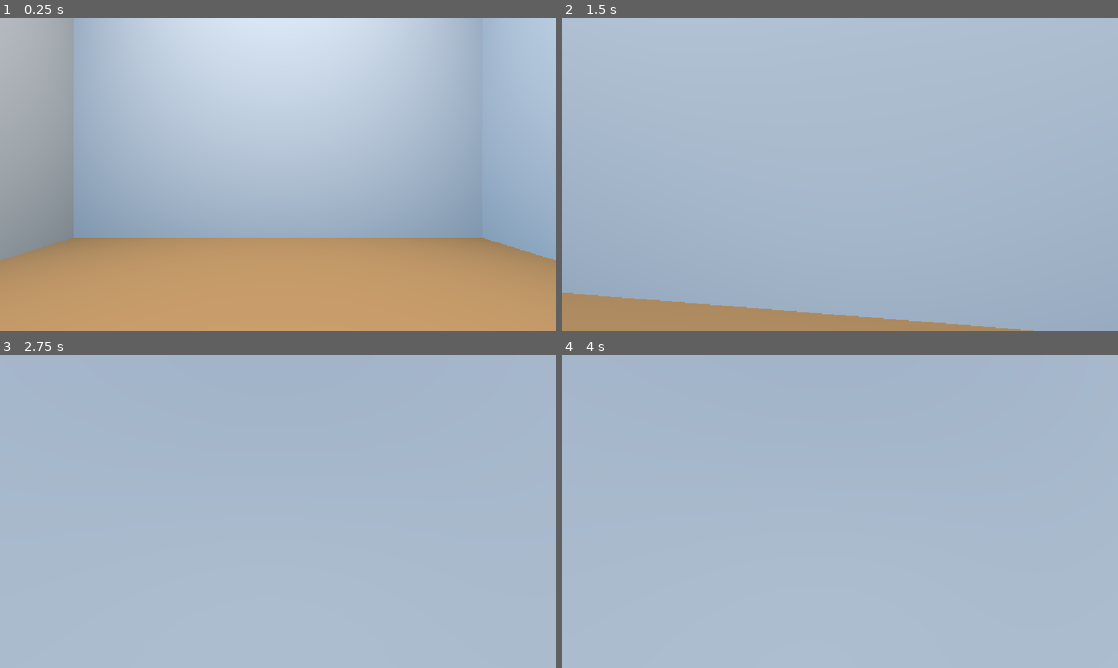
Above: before the commit, frames 1-4 (two rows, left to right).
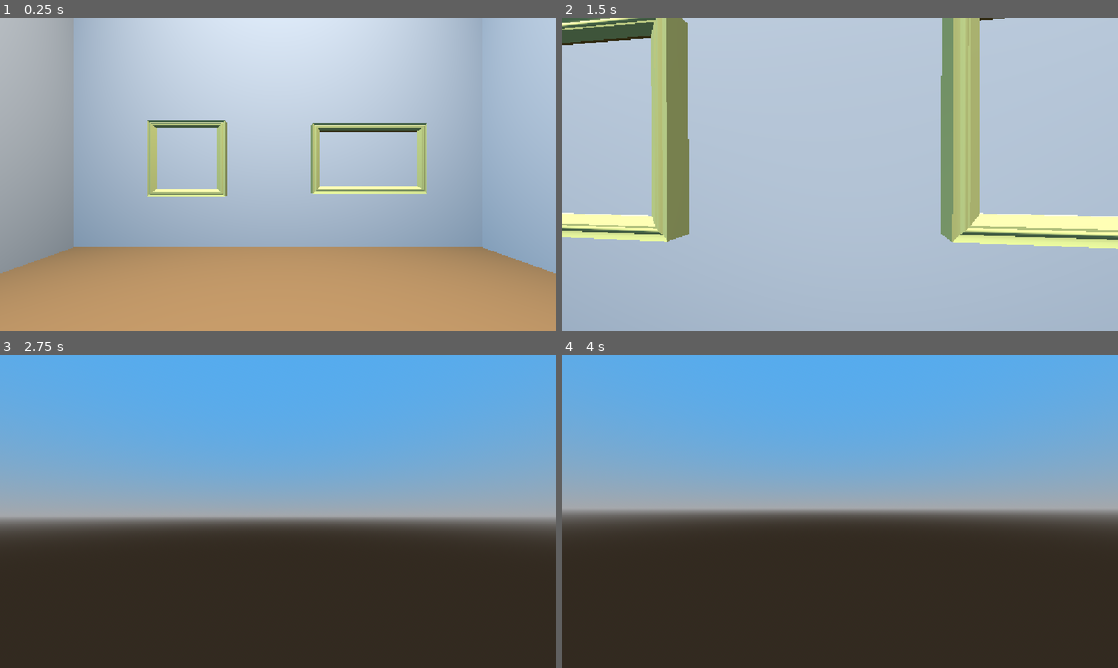
Above: after the commit, the same moments.

Repository: Morogox/Fall2026-HackNC
Game: Godot game, scene res://gallery.tscn
Two runs of this game, one before a commit and one after it. Both use one fixed random seed, a clock stepped at 60 frames per second and the inputs below.
Inputs (mouse positions are in pixels of both pictures, inside the frame that each line leads up to):
- Up to frame 1 (0.25 s): no input
- Up to frame 2 (1.5 s): move the mouse to (867, 174) at 0.52 s; hold Up (ui_up) from 0.53 s (still down); move the mouse to (812, 174) at 1.27 s
- Up to frame 3 (2.75 s): keep holding Up (ui_up); move the mouse to (289, 505) at 2.02 s
- Up to frame 4 (4 s): keep holding Up (ui_up); tap Enter at 2.75 s; move the mouse to (834, 517) at 2.77 s; tap Space at 3.5 s; move the mouse to (878, 514) at 3.52 s

The runs differ from the first frame. In frame 1, 6.2% of the frame differs, in the area x 0-100%, y 32-82%; in frame 2, 20%; in frame 3, 96%; in frame 4, 96%, in the area x 0-100%, y 0-100%.

Commit message:
feat: painting hanger placeholder

Diff:
--- a/Handlers/floor_plan_generator.gd
+++ b/Handlers/floor_plan_generator.gd
@@ -6,7 +6,7 @@
 
 #@onready var camera = $Camera2D
 
-@export var paintings = 30# number of images
+@export var paintings = 100# number of images
 var available_slots = 0
 
 
--- a/Handlers/gallery_builder.gd
+++ b/Handlers/gallery_builder.gd
@@ -26,7 +26,6 @@
 	for cell in floor_plan_generator.grid:
 		var tile = floor_scene.instantiate() as Node3D
 		add_child(tile)
-		"res://Walls/doorway.tscn"
 
 		tile.position = Vector3(cell.x * cell_size, 0.0, cell.y * cell_size)
 
@@ -56,8 +55,15 @@
 
 			wall.position = Vector3(cell.x * cell_size, 0.0, cell.y * cell_size) + offset
 
-			if direction.x != 0:
-				wall.rotation.y = PI / 2.0
+			match direction:
+				Vector2i(0, -1): # North
+					wall.rotation.y = 0.0
+				Vector2i(1, 0): # East
+					wall.rotation.y = -PI / 2.0
+				Vector2i(0, 1): # South
+					wall.rotation.y = PI
+				Vector2i(-1, 0): # West
+					wall.rotation.y = PI / 2.0
 
 
 func generate_rooms() -> void:
--- /dev/null
+++ b/Handlers/paint_hanger.gd
@@ -0,0 +1,20 @@
+extends Node3D
+@export var gallery_builder: Node3D
+@export var painting_scenes: Array[PackedScene] = []
+
+
+func _ready() -> void:
+	hang_paintings()
+func hang_paintings() -> void:
+	var shuffled_markers = gallery_builder.painting_slots.duplicate()
+	shuffled_markers.shuffle()
+
+	#Replace this for loop with a standard for loop of i = 0; i < paint_amount once
+	#it is avaliable from the javascript pipeline
+	for marker in shuffled_markers:
+		var painting_frame = randi_range(0, painting_scenes.size() - 1)
+		var scene: PackedScene = painting_scenes[painting_frame]
+		var frame = scene.instantiate() as Node3D
+		add_child(frame)
+
+		frame.global_transform = marker.global_transform
--- a/Walls/doorway.tscn
+++ b/Walls/doorway.tscn
@@ -9,5 +9,3 @@
 
 [node name="Wall2" parent="." unique_id=1925794284 instance=ExtResource("1_14gom")]
 transform = Transform3D(0.4, 0, 0, 0, 1, 0, 0, 0, 1, -4.2, 0, 0)
-
-[node name="Connection" type="Marker3D" parent="." unique_id=1786930438]
--- a/Walls/wall.tscn
+++ b/Walls/wall.tscn
@@ -21,10 +21,10 @@
 shape = SubResource("BoxShape3D_ptxhn")
 
 [node name="Frames" type="Node3D" parent="." unique_id=571777480]
-transform = Transform3D(1, 0, 0, 0, 1, 0, 0, 0, 1, 0, 1, 0)
+transform = Transform3D(1, 0, 0, 0, 1, 0, 0, 0, 1, 0, 1, 0.3)
 
 [node name="Frame1" type="Marker3D" parent="Frames" unique_id=86244959]
-transform = Transform3D(1, 0, 0, 0, 1, 0, 0, 0, 1, -3, -3, 0)
+transform = Transform3D(-4.3711385e-08, 0, -0.99999994, 0, 1, 0, 0.99999994, 0, -4.3711385e-08, -3, -3, 0)
 
 [node name="Frame2" type="Marker3D" parent="Frames" unique_id=1873487042]
-transform = Transform3D(1, 0, 0, 0, 1, 0, 0, 0, 1, 3, -3, 0)
+transform = Transform3D(-4.371139e-08, 0, -1, 0, 1, 0, 1, 0, -4.371139e-08, 3, -3, 0)
--- a/gallery.tscn
+++ b/gallery.tscn
@@ -2,11 +2,15 @@
 
 [ext_resource type="Script" uid="uid://cw714fehjufpv" path="res://gallery.gd" id="1_d3htb"]
 [ext_resource type="PackedScene" uid="uid://bqw625uf0pwu0" path="res://player.tscn" id="2_31do6"]
+[ext_resource type="PackedScene" uid="uid://cdx7yfuw6ftxq" path="res://frames/portrait.fbx" id="3_31do6"]
+[ext_resource type="PackedScene" uid="uid://s5sxb3vaaojl" path="res://frames/landscape.fbx" id="4_qjuxl"]
 [ext_resource type="Script" uid="uid://dv0fs8okjj1lp" path="res://Handlers/floor_plan_generator.gd" id="6_l6m5p"]
 [ext_resource type="PackedScene" uid="uid://daamw62get2u2" path="res://Walls/doorway.tscn" id="7_bvpv7"]
 [ext_resource type="Script" uid="uid://ye53lvov4vuj" path="res://Handlers/gallery_builder.gd" id="7_l6m5p"]
+[ext_resource type="Script" uid="uid://ub24wo2vmqvc" path="res://Handlers/paint_hanger.gd" id="8_op3a4"]
 [ext_resource type="PackedScene" uid="uid://b7mqhk67dvicy" path="res://floor.tscn" id="8_p1a2d"]
 [ext_resource type="PackedScene" uid="uid://cw02nap2vnvun" path="res://Walls/wall.tscn" id="9_1hwuq"]
+[ext_resource type="PackedScene" uid="uid://bkht36iq3ry4n" path="res://frames/square.fbx" id="11_tw5dh"]
 
 [sub_resource type="ProceduralSkyMaterial" id="ProceduralSkyMaterial_pb8yt"]
 sky_top_color = Color(0.32864922, 0.672804, 0.93817616, 1)
@@ -24,6 +28,8 @@
 
 [node name="Player" parent="." unique_id=160723234 instance=ExtResource("2_31do6")]
 transform = Transform3D(1, 0, 0, 0, 1, 0, 0, 0, 1, 0, 1.9287479, 0)
+collision_layer = 0
+collision_mask = 0
 
 [node name="WorldEnvironment" type="WorldEnvironment" parent="." unique_id=173928408]
 environment = SubResource("Environment_ptxhn")
@@ -37,3 +43,8 @@
 floor_scene = ExtResource("8_p1a2d")
 wall_scene = ExtResource("9_1hwuq")
 doorway_wall_scene = ExtResource("7_bvpv7")
+
+[node name="PaintHanger" type="Node3D" parent="." unique_id=1572805913 node_paths=PackedStringArray("gallery_builder")]
+script = ExtResource("8_op3a4")
+gallery_builder = NodePath("../GalleryBuilder")
+painting_scenes = Array[PackedScene]([ExtResource("4_qjuxl"), ExtResource("3_31do6"), ExtResource("11_tw5dh")])
--- a/player.gd
+++ b/player.gd
@@ -22,8 +22,8 @@
 		Input.mouse_mode = Input.MOUSE_MODE_VISIBLE
 
 func _physics_process(delta: float) -> void:
-	if not is_on_floor():
-		velocity.y -= gravity * delta
+	#if not is_on_floor():
+		#velocity.y -= gravity * delta
 
 	var input_dir := Input.get_vector("ui_left", "ui_right", "ui_up", "ui_down")
 
Not shown, added: Handlers/paint_hanger.gd.uid
Not shown, added: gallery.tscn11430329382.tmp
Not shown, added: gallery.tscn11437360832.tmp
